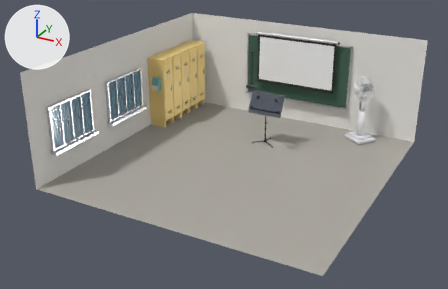
Two versions of the Blender file ASSIGNMENT4/model.blend, one commit apart.
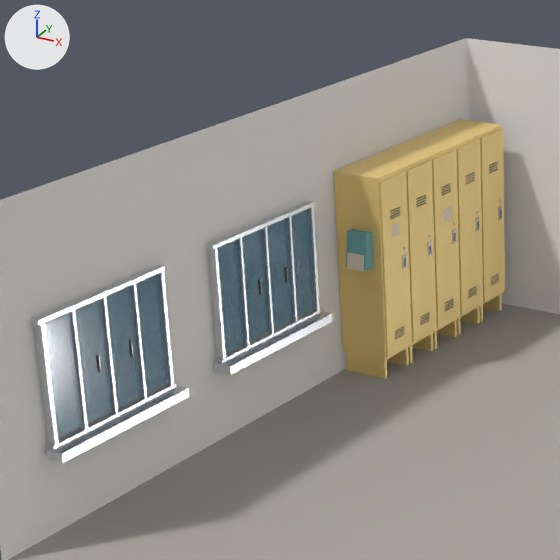
The first picture shows the older version from a camera (50 mm lens) standing at (9.21, -17.97, 9.59) and looking at (-0.3, -0.69, 0.95). The close-ups show the older and then the newer version on the part from 8% to 50% of the width and 0% to 65% of the height of that picture. Only the edits that show in the close-ups are written down. Lighting does not change. The marker at upper left points along +X, +Y and +Z.

Names of what the first close-up shows: 'Handle_Right', 'Handle_Right.001', 'Yellow_Locker_Set', 'room'.
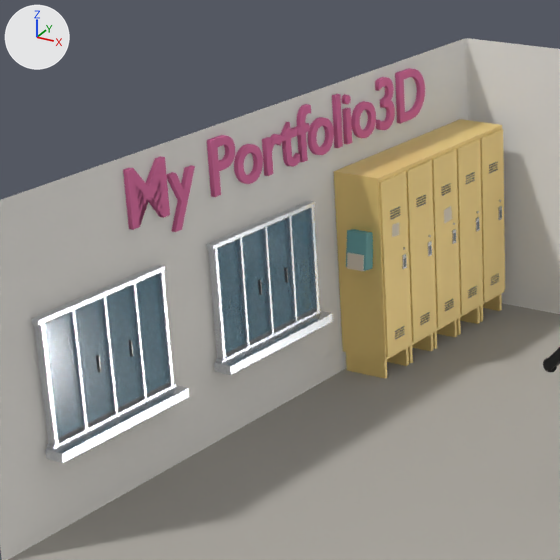
What differs and where, as boxes (x1, y1, x2, y2) in the close-ups (560 x 560 px):
'Text', added (pink): after (123, 68, 425, 232)
'ForeArm.L', added: after (543, 347, 560, 371)
'Hand.L', added: after (543, 358, 557, 373)

What changed in the scene script:
```text
Add mat_material:
    mat_material = principled_material('Material')
    mat_material.base_color = (0.8, 0.2, 0.432)  # pink #e77cb0
    mat_material.metallic = 0.216
    mat_material.roughness = 1.0
Add mat_mat_stick_black:
    mat_mat_stick_black = principled_material('Mat_Stick_Black')
    mat_mat_stick_black.base_color = (0.012, 0.012, 0.012)  # black #1d1d1d
    mat_mat_stick_black.roughness = 0.65
    mat_mat_stick_black.specular_ior_level = 0.25
Add me_sphere_005:
    me_sphere_005.from_pydata(...)  # a UV sphere (24 segments, 12 rings, poles along z) spanning x 0.5645..0.7085, y -0.0396..0.0396, z 1.0254..1.1694
    me_sphere_005.polygons.foreach_set('use_smooth', [True] * 288)
    me_sphere_005.materials.append(mat_mat_stick_black)  # black #1d1d1d
Add me_cube_008:
    me_cube_008.from_pydata([(0.471, -0.08, 1.352), (0.672, -0.08, 1.129), (0.471, 0.08, 1.352), (0.672, 0.08, 1.129), (0.4, -0.08, 1.289), (0.601, -0.08, 1.066), (0.4, 0.08, 1.289), (0.601, 0.08, 1.066)], [], [(0, 1, 3, 2), (2, 3, 7, 6), (6, 7, 5, 4), (4, 5, 1, 0), (2, 6, 4, 0), (7, 3, 1, 5)])
    me_cube_008.materials.append(mat_mat_stick_black)  # black #1d1d1d
Add txt_text:
    txt_text = bpy.data.curves.new('Text', 'FONT')
    txt_text.body = 'My Portfolio3D'
    txt_text.materials.append(mat_material)  # pink #e77cb0
    txt_text.offset = 0.01
    txt_text.extrude = 0.03
Add ob_text:
    ob_text = bpy.data.objects.new('Text', txt_text)
    ob_text.location = (-4.96, -2.53, 3.17)
    ob_text.rotation_euler = (1.571, 0.0, 1.571)  # degrees (90, 0, 90)
Add ob_hand_l:
    ob_hand_l = bpy.data.objects.new('Hand.L', me_sphere_005)
    ob_hand_l.location = (0.0, 0.0, 0.0)
    ob_hand_l.rotation_euler = (0.0, 0.0, -3.142)  # degrees (0, 0, -180)
    ob_hand_l.scale = (1.29, 1.29, 1.29)
Add ob_forearm_l:
    ob_forearm_l = bpy.data.objects.new('ForeArm.L', me_cube_008)
    ob_forearm_l.location = (0.0, 0.0, 0.0)
    ob_forearm_l.rotation_euler = (0.0, 0.0, -3.142)  # degrees (0, 0, -180)
    ob_forearm_l.scale = (1.29, 1.29, 1.29)
```
